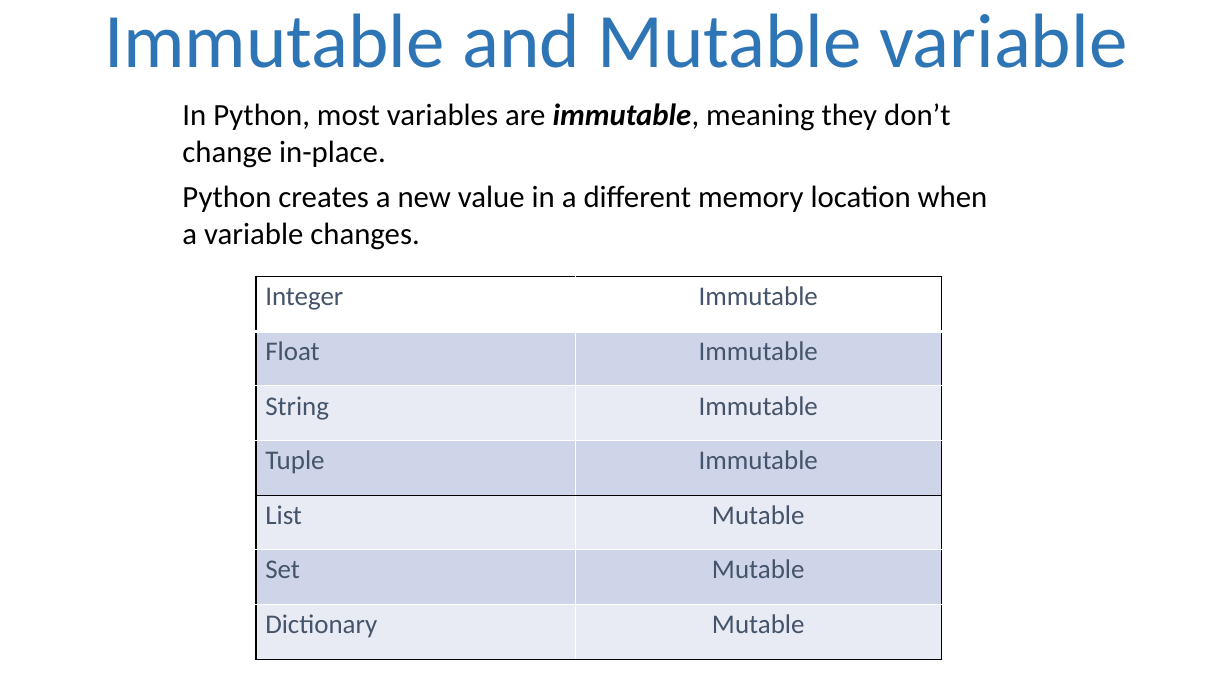
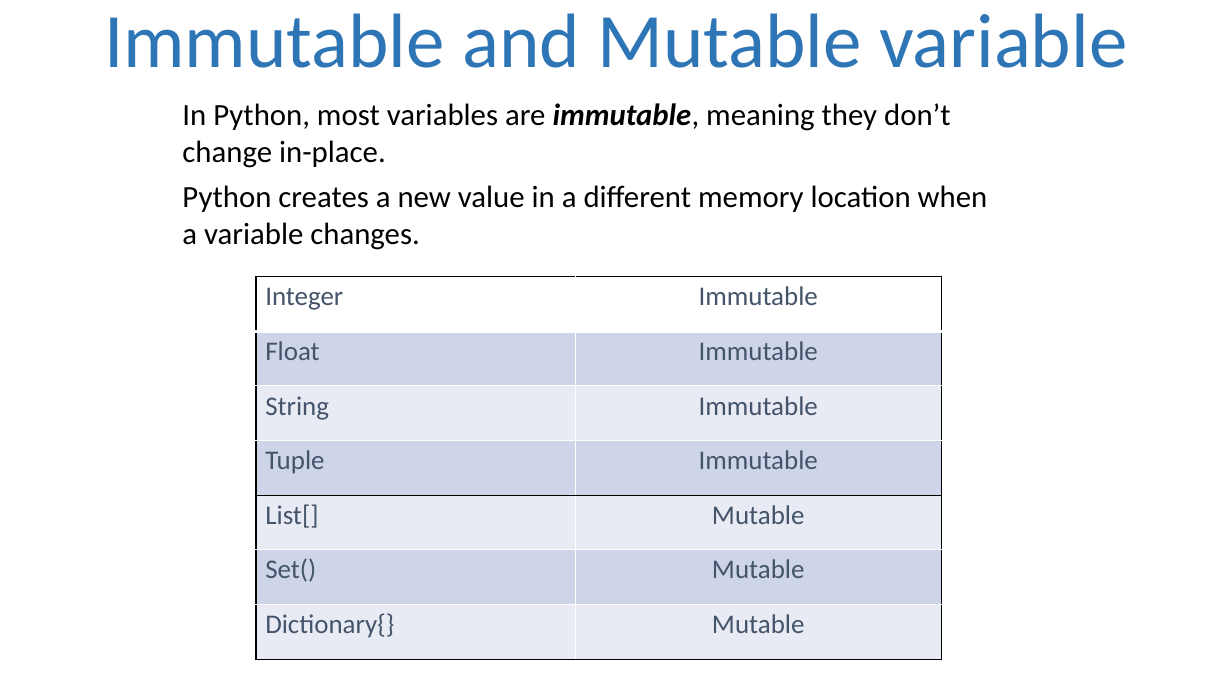
Before and after one commit to julienPalleau/PythonDoc, a slide deck: slide 9 of Python-resume.pptx. Drawn at 1232x693 pixels with LibreOffice and Linux fonts; fonts in the diff are those of the drawing. Boxes give left, top, right and bottom in pixels: in the first picture for what was removed or moved away, otherwise in the second. Text is boxed around its words. In the diff, an @@ line names an element or a change of style, - is before the commit and + after.

```diff
--- a/Python-resume.pptx
+++ b/Python-resume.pptx
@@ table at (256, 276, 941, 659) @@
-row 5, column 1: List
+row 5, column 1: List[]
-row 6, column 1: Set
+row 6, column 1: Set()
-row 7, column 1: Dictionary
+row 7, column 1: Dictionary{}
```
Also in this commit, not shown: 7 other slides changed, 24 slides added.
